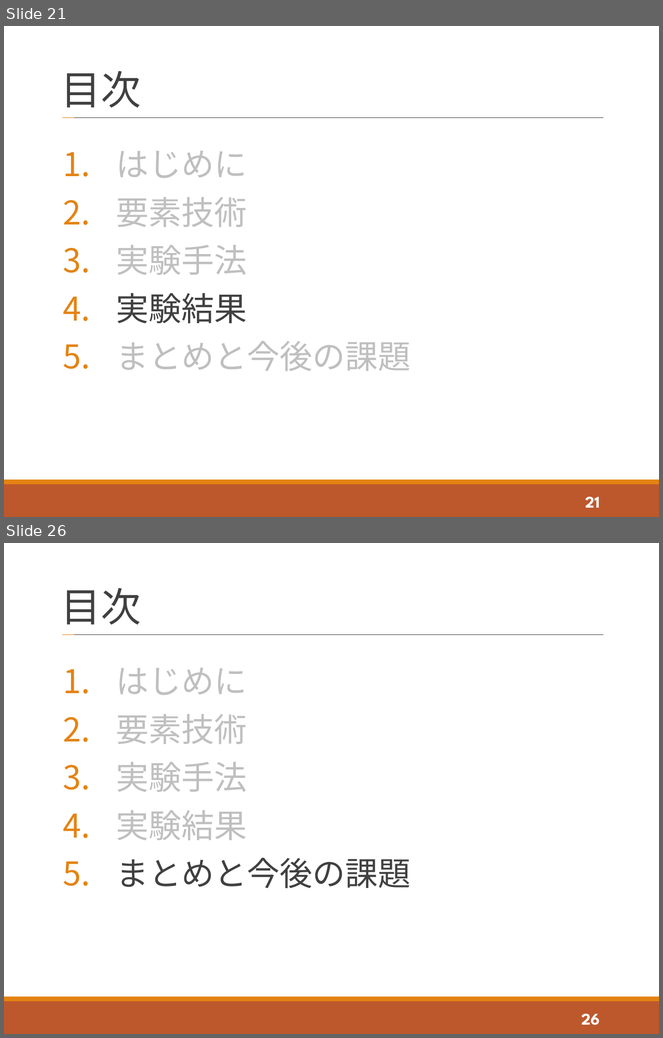
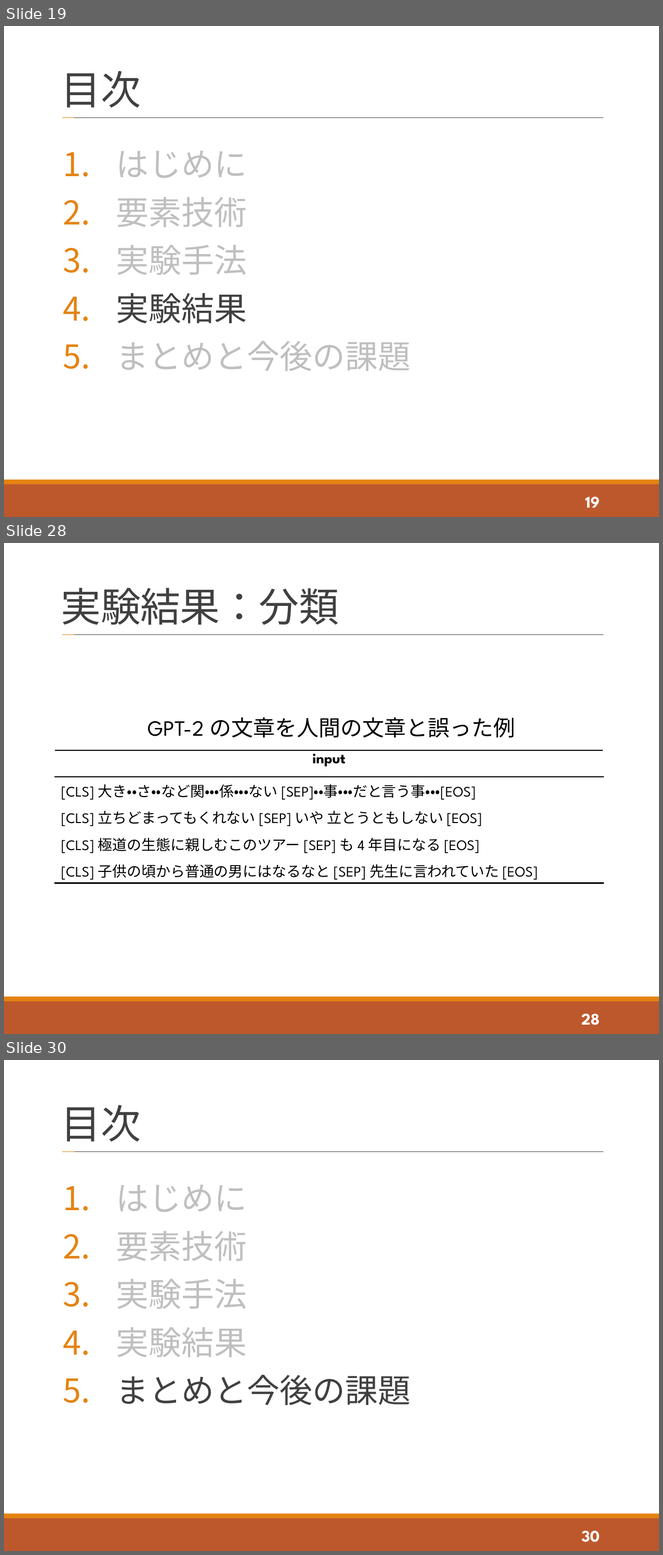
Before and after one commit to tatsuya-sugiyama/WeeklyReport, a slide deck: report/2021_t_1st/2021_1st_sugiyama.pptx. Shown one above the other, each under a label of ours: slides 21 and 26 before the commit, slides 19, 28 and 30 after it; the slides between them are not shown. The pictures are 663x1038 and 663x1555 pixels, drawn with LibreOffice and Linux fonts; fonts in the diff are those of the drawing. Boxes give left, top, right and bottom in pixels: in the first picture for what was removed or moved away, otherwise in the second. Text is boxed around its words. In the diff, an @@ line names an element or a change of style, - is before the commit and + after.

```diff
--- a/report/2021_t_1st/2021_1st_sugiyama.pptx
+++ b/report/2021_t_1st/2021_1st_sugiyama.pptx
@@ slide 28 added at <box>4,543,659,1034</box>, background #FFFFFF; not listed: 4 template elements that a slide beside it also shows @@
@@ title added at <box>61,588,339,625</box>, 44 pt, text #404040 @@
+実験結果：分類
@@ text added at <box>148,717,515,738</box>, 24 pt, text #000000 @@
+GPT-2 の文章を人間の文章と誤った例
@@ table added at <box>54,750,604,899</box>, 5 rows, 1 columns @@
+input
+[CLS] 大き・・さ・・など関・・・係・・・ない [SEP]・・事・・・だと言う事・・・[EOS]
+[CLS] 立ちどまってもくれない [SEP] いや 立とうともしない [EOS]
+[CLS] 極道の生態に親しむこのツアー [SEP] も 4 年目になる [EOS]
+[CLS] 子供の頃から普通の男にはなるなと [SEP] 先生に言われていた [EOS]
@@ page number added at <box>582,1014,600,1026</box>, 18 pt, text #FFFFFF, bold @@
+28
@@ what was slide 21 is now slide 19 @@
@@ page number at <box>585,497,600,508</box>: text changed @@
-21
+19
@@ what was slide 26 is now slide 30 @@
@@ page number at <box>582,1531,600,1543</box>: text changed @@
-26
+30
```
Also in this commit, not shown: 19 slides changed, 4 other slides added, 1 slide removed, 2 other files.
